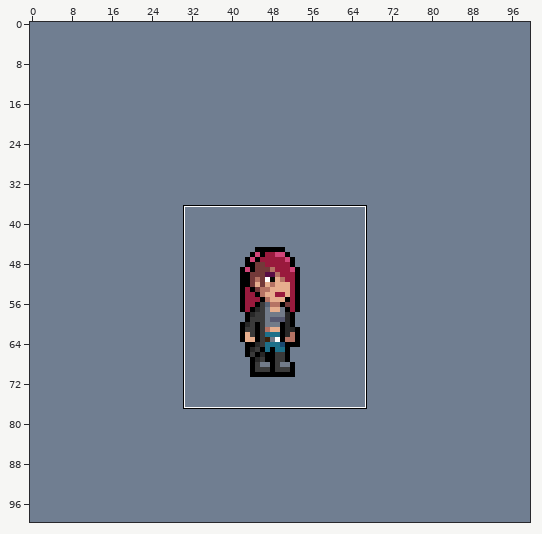
Pixel-art file: Aseprite/Raven.aseprite. The picture above shows the old version from afar; the outline marks the close-up.
Close-up. Before the commit:
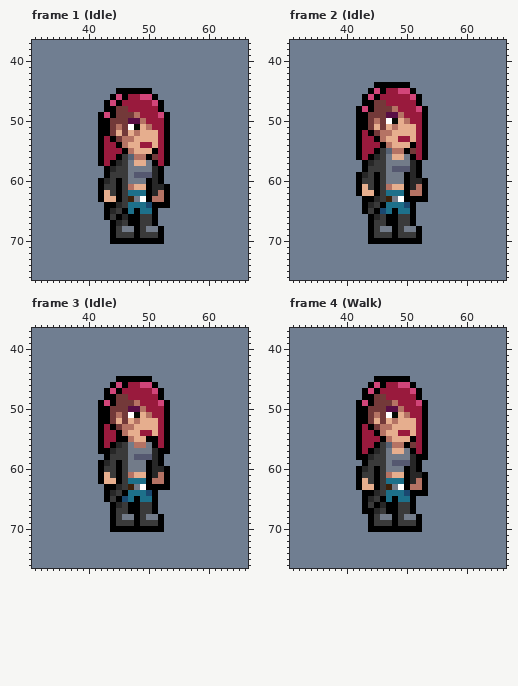
100x100 pixels, 9 frames. Shown: frame 1 (Idle): x 31..66, y 37..76; frame 2 (Idle): x 31..66, y 37..76; frame 3 (Idle): x 31..66, y 37..76; frame 4 (Walk): x 31..66, y 37..76. The commit also changed other frames or places, which this record leaves out.
And afterwards:
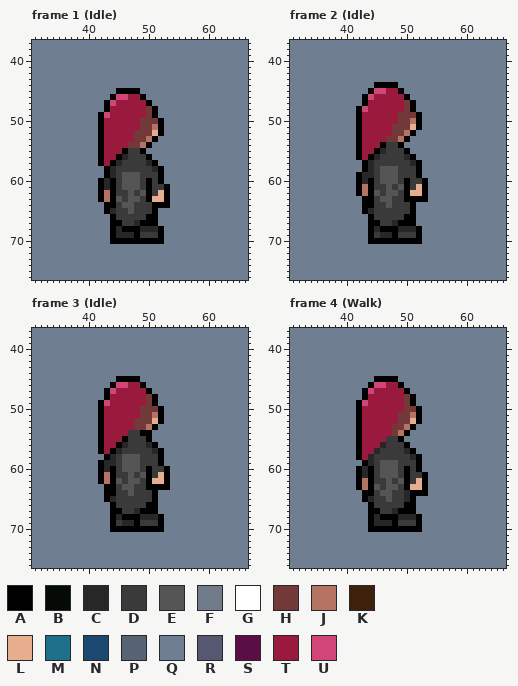
Palette (. is transparent): A #000000  B #060a05  C #272727  D #3a3a3a  E #555555  F #727b89  G #ffffff  H #733939  J #b57364  K #3d210a  L #e6ae8e  M #1d708a  N #1a4870  P #576375  Q #707e91  R #555870  S #590e45  T #991a3d  U #d14579
Changes in this commit:
layer "Raven Bottom Right" now hidden
Frame 1 (Idle):
y 45: x 49..50 AA -> QQ
y 46: x 46 A -> U; x 49..51 UUA -> AQQ
y 47: x 45 A -> T; x 50..52 TUA -> AQQ
y 48: x 44..46 AHH -> TTT; x 50..52 TTA -> HAQ
y 49: x 44..48 AHHHJ -> TTTTT; x 50..53 TTUA -> HAQQ
y 50: x 43..53 AHHHSSJTTTA -> TTTTTTHHHAQ
y 51: x 43..53 AHJHGBLJTTA -> TTTTTTHHJAQ
y 52: x 43..50 AHLHLJLL -> TTTTTHHH; x 52..53 TA -> AQ
y 53: x 44..53 AHJJLLLLTA -> TTTTHHJAQQ
y 54: x 45..53 AJLLTTLTA -> TTHHJAQQQ
y 55: x 47..53 JLLLATA -> DDAQQQQ
y 56: x 46..49 DPJJ -> CDDD; x 51..53 HTA -> QQQ
y 57: x 47..50 FLLF -> DDDC; x 52..53 TA -> QQ
y 58: x 47..50 FFFF -> DDDD
y 59: x 44 D -> C; x 46..51 DFRRRC -> EEEDDD
y 60: x 44..49 DADFFF -> ADEEED; x 51 C -> D
y 61: x 43..49 DDADJLL -> CADEEED; x 51..52 CC -> DD
y 62: x 43..45 LDA -> JAD; x 47..49 MMM -> EDE; x 51..52 CJ -> DL
y 63: x 43..45 LLA -> JAE; x 47..49 KFG -> EED; x 51..52 JJ -> LL
y 64: x 45..50 CDMMMN -> DEEDDD
y 65: x 46..50 AMAMM -> DEDDD
y 66: x 43..48 ADACAA -> QADDDD; x 50 D -> A
y 67: x 45 C -> A; x 47..50 AADD -> DCAA
y 68: x 45..47 DFF -> CAA; x 49..51 DFF -> CCC
y 69: x 45..47 DDD -> CCC
Frame 2 (Idle):
y 44: x 49..50 AA -> QQ
y 45: x 46 A -> U; x 49..51 UUA -> AQQ
y 46: x 45 A -> T; x 50..52 TUA -> AQQ
y 47: x 44..46 AHH -> TTT; x 50..52 TTA -> HAQ
y 48: x 44..48 AHHHJ -> TTTTT; x 50..53 TTUA -> HAQQ
y 49: x 43..53 AHHHSSJTTTA -> TTTTTTHHHAQ
y 50: x 43..53 AHJHGBLJTTA -> TTTTTTHHJAQ
y 51: x 43..50 AHLHLJLL -> TTTTTHHH; x 52..53 TA -> AQ
y 52: x 44..53 AHJJLLLLTA -> TTTTHHJAQQ
y 53: x 45..53 AJLLTTLTA -> TTHHJAQQQ
y 54: x 47..53 JLLLATA -> DDAQQQQ
y 55: x 46..49 DPJJ -> CDDD; x 51..53 HTA -> QQQ
y 56: x 47..50 FLLF -> DDDC; x 52..53 TA -> QQ
y 57: x 47..50 FFFF -> DDDD
y 58: x 44 D -> C; x 46..51 DFRRRC -> EEEDDD
y 59: x 44..51 DADFFFAC -> CDEEEDDD
y 60: x 43..49 DDADFFF -> CADEEED; x 51..52 CC -> DD
y 61: x 43..45 LDA -> JAD; x 47..49 JLL -> EDE; x 51..52 CJ -> DL
y 62: x 43..45 LLA -> JAE; x 47..49 MMM -> EED; x 51..52 JJ -> LL
y 63: x 45..49 CDKFG -> DEEDD
y 64: x 44 C -> A; x 46..50 AMMMN -> DEDDD
y 65: x 44..50 DANMAMM -> CDDDDDD
y 66: x 45 C -> D; x 47..48 AA -> DD; x 50 D -> A
y 67: x 45 D -> A; x 47..50 AADD -> DCAA
y 68: x 45..47 DFF -> CAA; x 49..51 DFF -> CCC
y 69: x 46..47 DD -> CC
Frame 3 (Idle):
y 45: x 49..50 AA -> QQ
y 46: x 46 A -> U; x 49..51 UUA -> AQQ
y 47: x 45 A -> T; x 50..52 TUA -> AQQ
y 48: x 44..46 AHH -> TTT; x 50..52 TTA -> HAQ
y 49: x 44..48 AHHHJ -> TTTTT; x 50..53 TTUA -> HAQQ
y 50: x 43..53 AHHHSSJTTTA -> TTTTTTHHHAQ
y 51: x 43..53 AHJHGBLJTTA -> TTTTTTHHJAQ
y 52: x 43..50 AHLHLJLL -> TTTTTHHH; x 52..53 TA -> AQ
y 53: x 44..53 AHJJLLLLTA -> TTTTHHJAQQ
y 54: x 45..53 AJLLTTLTA -> TTDDAAQQQ
y 55: x 45 A -> T; x 47..49 JLL -> DDD; x 51..53 ATA -> QQQ
y 56: x 44..50 ACDFJJF -> TACDDDC; x 52..53 TA -> QQ
y 57: x 43..45 ACD -> TAC; x 47..50 FFFF -> DDDD; x 53 A -> Q
y 58: x 44 D -> C; x 46..51 DFRRRC -> EEEDDD
y 59: x 44..51 DADFFFAC -> CDEEEDDD
y 60: x 43..49 DDADFFF -> CADEEED; x 51..52 CC -> DD
y 61: x 43..45 LDA -> JAD; x 47..49 JLL -> EDE; x 51..52 CJ -> DL
y 62: x 43..45 LLA -> JAE; x 47..49 MMM -> EED; x 51..52 JJ -> LL
y 63: x 45..49 CDKFG -> DEEDD
y 64: x 44 C -> A; x 46..50 AMMMN -> DEDDD
y 65: x 44..50 DANMAMM -> CDDDDDD
y 66: x 45 C -> D; x 47..48 AA -> DD; x 50 D -> A
y 67: x 45 D -> A; x 47..50 AADD -> DCAA
y 68: x 45..47 DFF -> CAA; x 49..51 DFF -> CCC
y 69: x 46..47 DD -> CC
Frame 4 (Walk):
y 45: x 49..50 AA -> QQ
y 46: x 46 A -> U; x 49..51 UUA -> AQQ
y 47: x 45 A -> T; x 50..52 TUA -> AQQ
y 48: x 44..46 AHH -> TTT; x 50..52 TTA -> HAQ
y 49: x 44..48 AHHHJ -> TTTTT; x 50..53 TTUA -> HAQQ
y 50: x 43..53 AHHHSSJTTTA -> TTTTTTTHHAQ
y 51: x 43..53 AHJHGBLJTTA -> TTTTTTHHJAQ
y 52: x 43..50 AHLHLJLL -> TTTTTTHH; x 52..53 TA -> AQ
y 53: x 44..53 AHJJLLLLTA -> TTTTHHJAQQ
y 54: x 45..53 AJLLTTLTA -> TTTHJAQQQ
y 55: x 46..53 AJLLLATA -> TDDAQQQQ
y 56: x 45..49 ADPJJ -> TCDDD; x 51..53 HTA -> QQQ
y 57: x 44 A -> T; x 47..50 FLLF -> DDDC; x 52..53 TA -> QQ
y 58: x 43 A -> T; x 47..50 FFFF -> DDDD; x 53 A -> Q
y 59: x 44 D -> C; x 46..51 DFRRRC -> EEEDDD
y 60: x 44..49 DADFFF -> ADEEED; x 51 C -> D
y 61: x 43..49 DDADJLL -> CADEEED; x 51..52 CC -> DD
y 62: x 43..45 LDA -> JAD; x 47..49 MMM -> EDE; x 51..52 CJ -> DL
y 63: x 43..45 LLA -> JAE; x 47..49 KFG -> EED; x 51..52 JJ -> LL
y 64: x 45..50 CDMMMN -> DEEDDC
y 65: x 46..50 AMAMM -> DEDDC
y 66: x 43..48 ADACAA -> QADDDD; x 50 D -> A
y 67: x 43 A -> Q; x 45 C -> A; x 47..50 AADD -> DCAA
y 68: x 45..47 DFF -> CAA; x 49..51 DFF -> CCC
y 69: x 45..47 DDD -> CCC
Boxes around the changes in both close-ups, in picture pixels (x1, y1, x2, y2):
changed: (104, 88, 170, 238)
changed: (362, 82, 428, 238)
changed: (104, 376, 170, 526)
changed: (362, 376, 428, 526)
